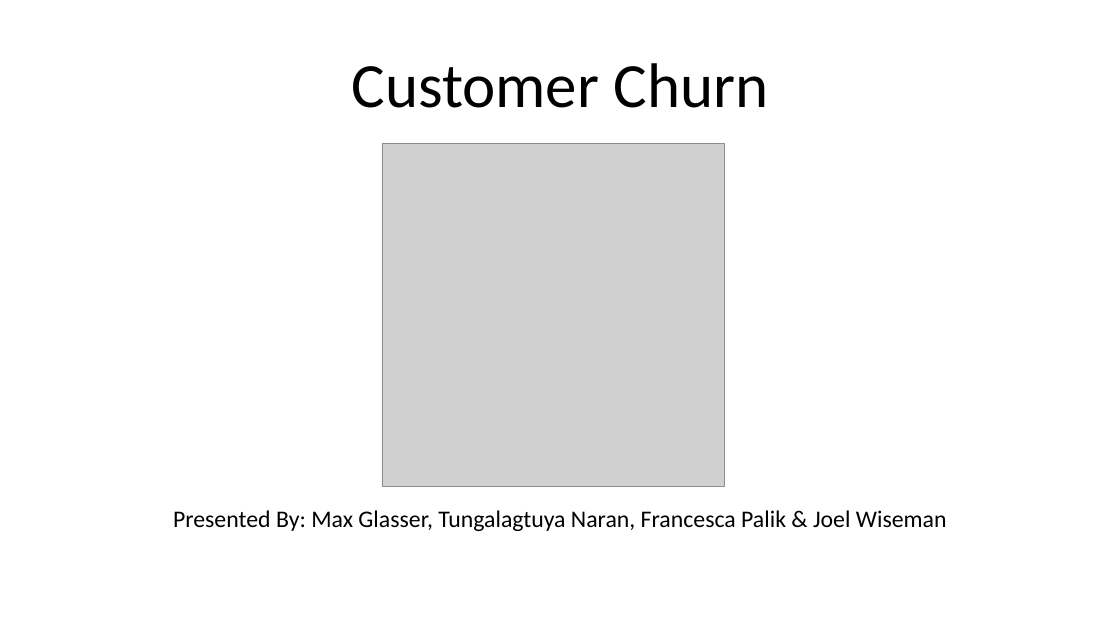
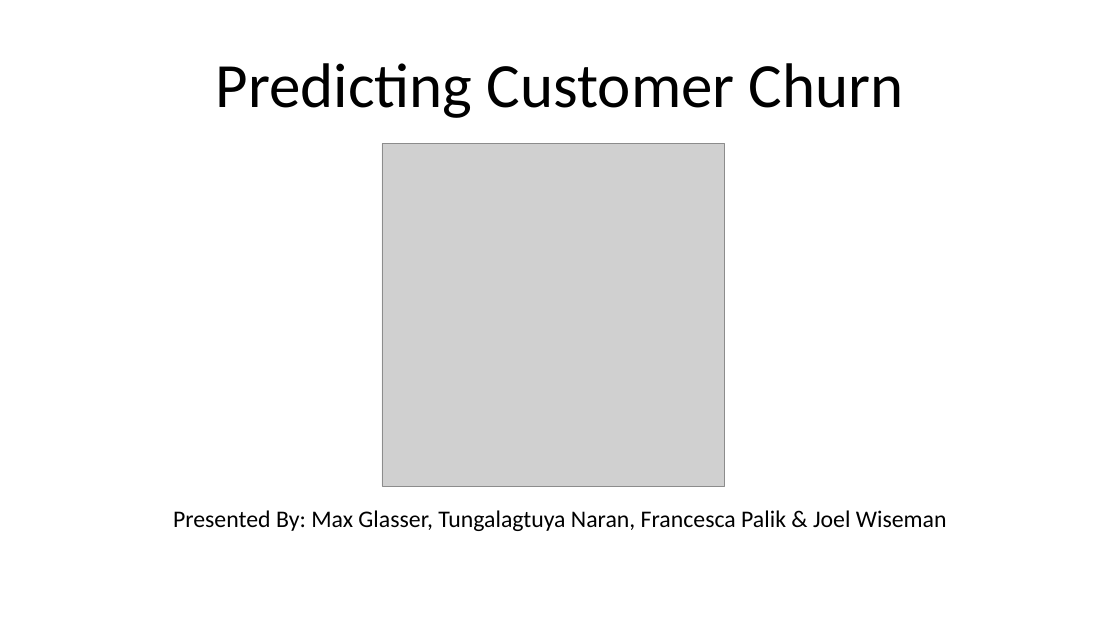
Before and after one commit to mglasser123/Project4, a slide deck: slide 1 of Resources/Customer Churn.pptx. Drawn at 1120x630 pixels with LibreOffice and Linux fonts; fonts in the diff are those of the drawing; grey boxes stand for pictures. Boxes give left, top, right and bottom in pixels: in the first picture for what was removed or moved away, otherwise in the second. Text is boxed around its words. In the diff, an @@ line names an element or a change of style, - is before the commit and + after.

```diff
--- a/Resources/Customer Churn.pptx
+++ b/Resources/Customer Churn.pptx
@@ title at box(216, 63, 904, 118): text changed @@
-Customer Churn
+Predicting Customer Churn
```
Also in this commit, not shown: 1 other slide changed.
